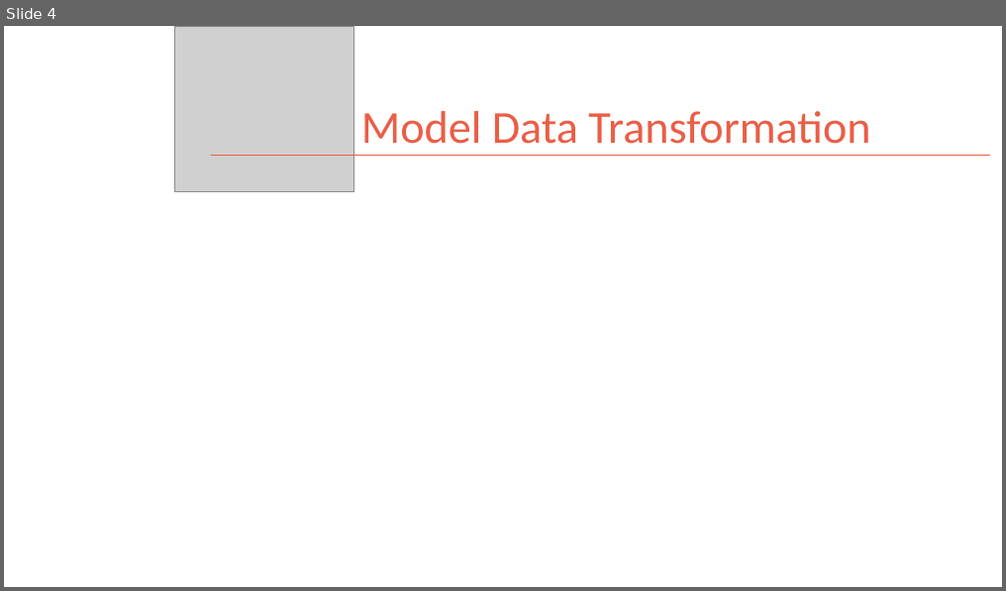
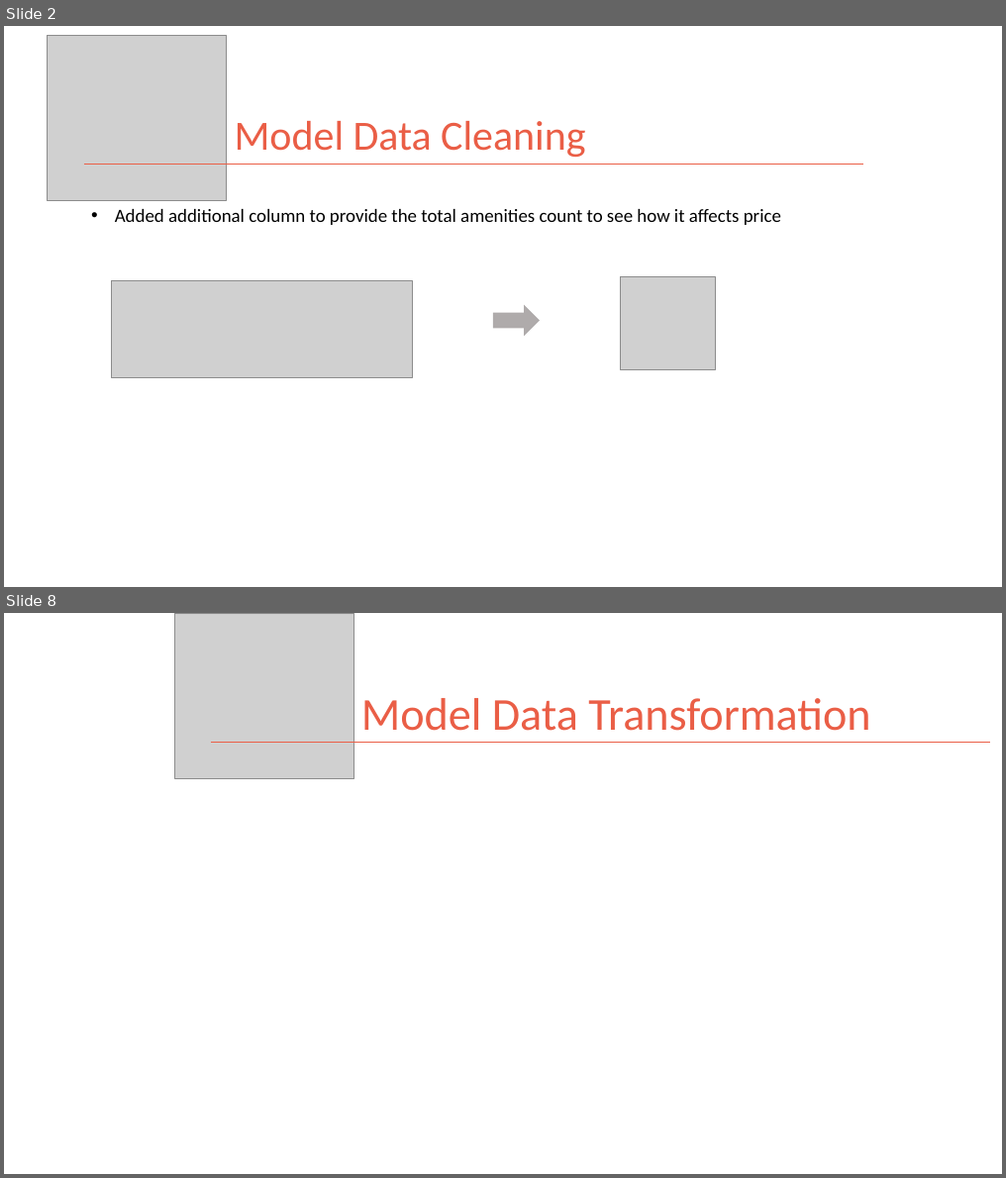
Before and after one commit to kman4/AirbnbPredictions, a slide deck: Airbnb Price Predictions (Model).pptx. Shown one above the other, each under a label of ours: slide 4 before the commit, slides 2 and 8 after it; the slides between them are not shown. The pictures are 1006x591 and 1006x1178 pixels, drawn with LibreOffice and Linux fonts; fonts in the diff are those of the drawing; grey boxes stand for pictures. Boxes give left, top, right and bottom in pixels: in the first picture for what was removed or moved away, otherwise in the second. Text is boxed around its words. In the diff, an @@ line names an element or a change of style, - is before the commit and + after.

```diff
--- a/Airbnb Price Predictions (Model).pptx
+++ b/Airbnb Price Predictions (Model).pptx
@@ slide 2 added at (x1=4, y1=26, x2=1002, y2=587), background #FFFFFF @@
@@ picture added at (x1=48, y1=35, x2=227, y2=200) @@
@@ title added at (x1=235, y1=121, x2=585, y2=157), 40 pt, text #EA5E46 @@
+Model Data Cleaning
@@ line added from (84, 164) to (863, 164), #EA5E46 1 pt @@
@@ text added at (x1=115, y1=209, x2=781, y2=225), 18 pt, text #000000 @@
+• Added additional column to provide the total amenities count to see how it affects price
@@ picture added at (x1=111, y1=281, x2=412, y2=377) @@
@@ picture added at (x1=621, y1=277, x2=716, y2=371) @@
@@ right arrow added at (x1=494, y1=306, x2=539, y2=335), fill #AFABAB, outline #AFABAB 1 pt @@
@@ what was slide 4 is now slide 8 @@
```
Also in this commit, not shown: 3 slides changed, 3 other slides added.
